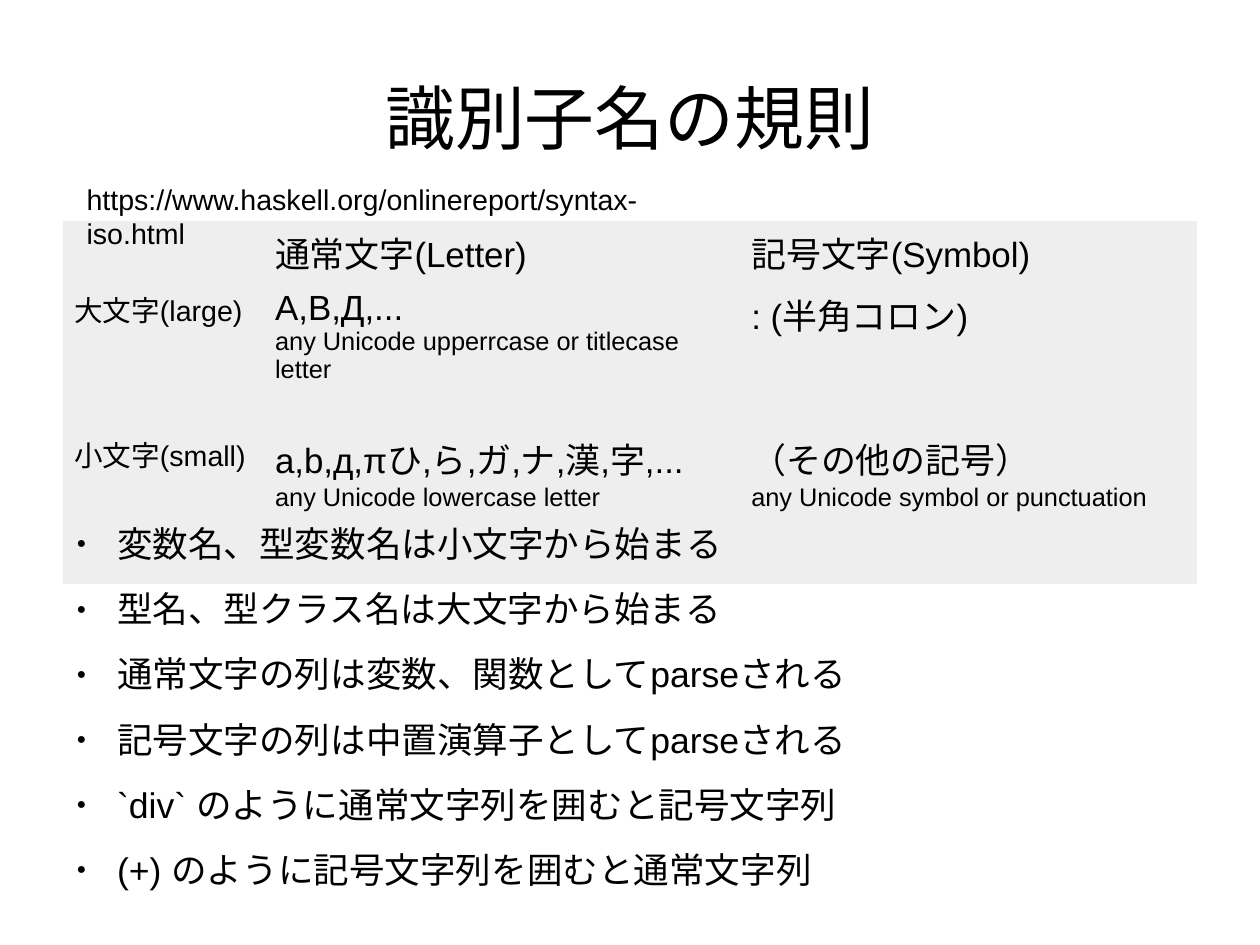
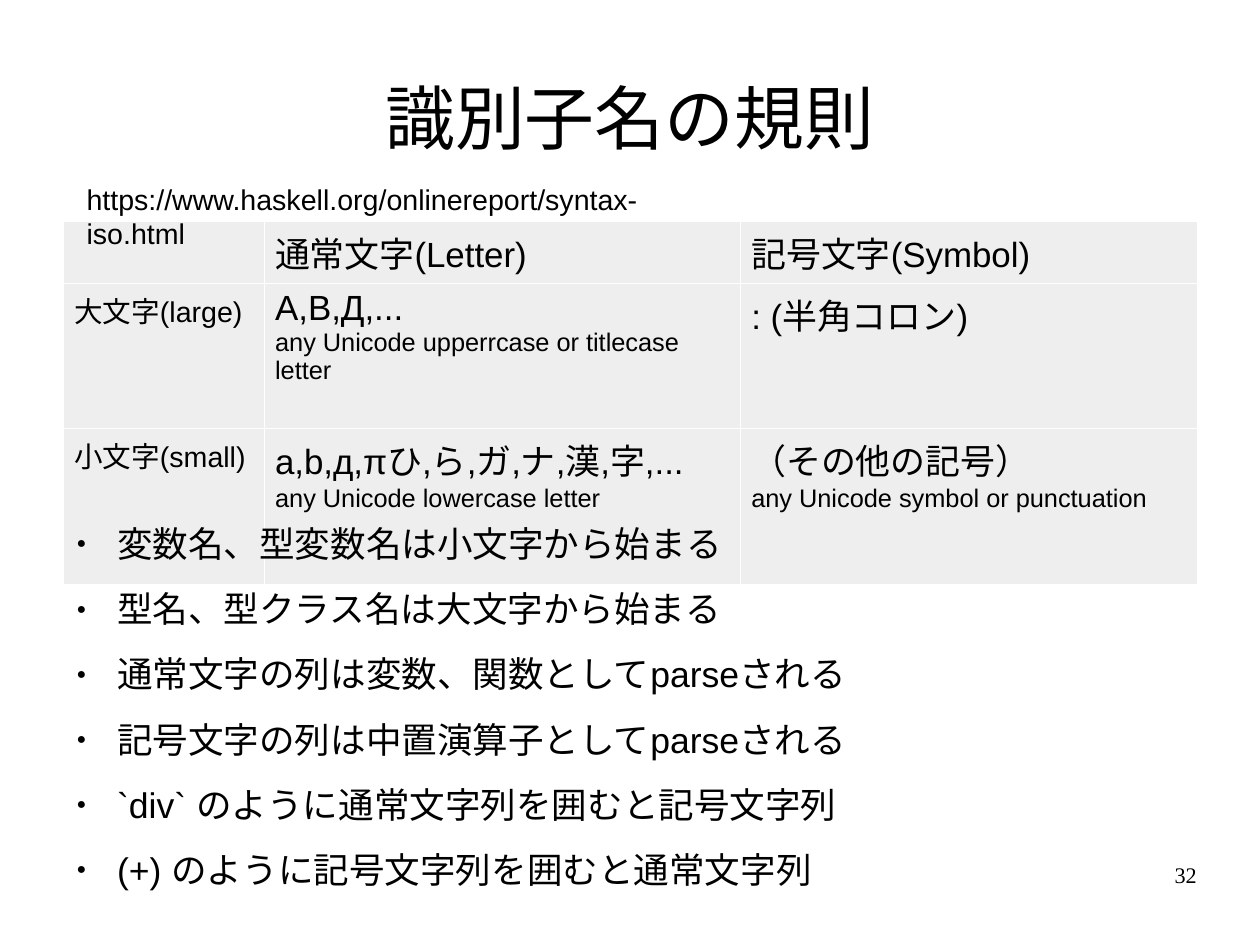
Before and after one commit to nushio3/learn-haskell, a slide deck: slide 32 of Tsukuba-2016.odp (slide 31 before the commit). Drawn at 1260x945 pixels with LibreOffice and Linux fonts; fonts in the diff are those of the drawing. Boxes give left, top, right and bottom in pixels: in the first picture for what was removed or moved away, otherwise in the second. Text is boxed around its words. In the diff, an @@ line names an element or a change of style, - is before the commit and + after.

```diff
--- a/Tsukuba-2016.odp
+++ b/Tsukuba-2016.odp
@@ table at bbox=[63, 221, 1197, 516] @@
@@ borders changed @@
@@ page number added at bbox=[1175, 868, 1197, 884], 14 pt, text #000000 @@
+32
```
Also in this commit, not shown: 67 other slides changed, 1 slide added, 1 other file.
